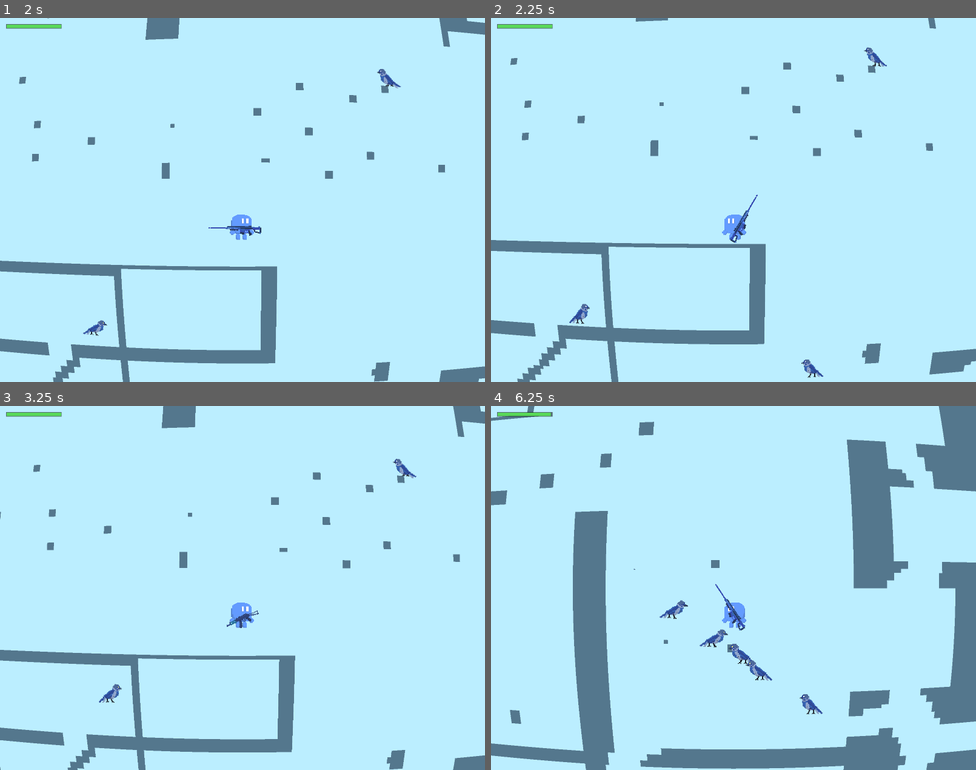
Above: before the commit, frames 1-4 (two rows, left to right).
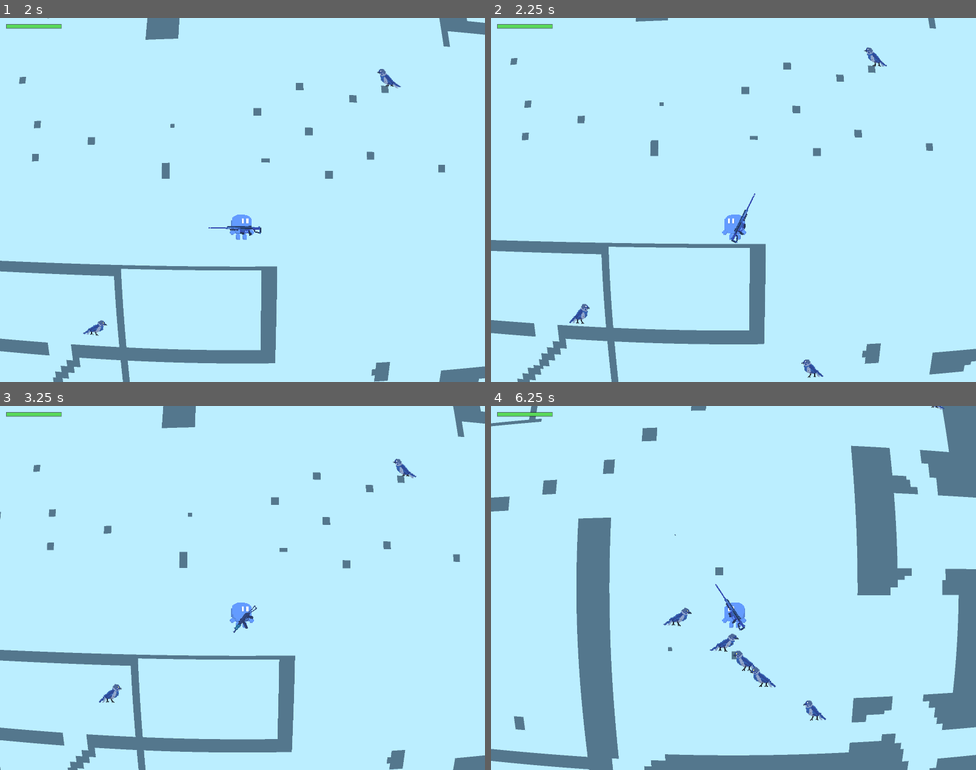
Above: after the commit, the same moments.

Repository: aleksey-45/the-cyancular-ruins
Game: Godot game, scene res://Scenes/Level0.tscn
Two runs of this game, one before a commit and one after it. Both use one fixed random seed, a clock stepped at 60 frames per second and the inputs below.
Inputs (mouse positions are in pixels of both pictures, inside the frame that each line leads up to):
- Up to frame 1 (2 s): move the mouse to (349, 181) at 0.52 s; hold D (right) from 0.53 s (still down); tap 1 (1) at 0.6 s; tap W (up) at 0.77, 1.52 s; tap 2 (2) at 0.8, 1.35 s; move the mouse to (145, 218) at 1.27 s; tap 3 (3) at 1.55 s
- Up to frame 2 (2.25 s): move the mouse to (782, 119) at 2.02 s; release D (right) at 2.03 s; hold A (left) from 2.03 s (still down); tap 3 (3) at 2.1 s
- Up to frame 3 (3.25 s): tap 1 (1) at 2.3, 2.85 s; move the mouse to (218, 660) at 2.77 s; release A (left) at 2.78 s; hold D (right) from 2.78 s (still down); tap W (up) at 3.02 s; tap 2 (2) at 3.05 s
- Up to frame 4 (6.25 s): move the mouse to (879, 642) at 3.52 s; tap 2 (2) at 3.6, 5.3 s; tap W (up) at 3.77, 4.52, 6.02 s; tap 3 (3) at 3.8, 4.35, 6.05 s; move the mouse to (588, 533) at 4.27 s; release D (right) at 4.28 s; hold A (left) 4.28-5.03 s; tap 1 (1) at 4.55 s; move the mouse to (757, 588) at 5.02 s; hold D (right) 5.03-5.78 s; hold R (R) 5.03-5.78 s; move the mouse to (660, 497) at 5.77 s; hold A (left) from 5.78 s (still down); click (660, 497) at 5.85 s

Frame 1 is identical in both runs. In frame 2, 0.1% of the frame differs, in the area x 49-55%, y 48-62%; in frame 3, 0.1%; in frame 4, 7.9%, in the area x 0-100%, y 0-100%.

Commit message:
feat: tune params (JumpBird hp=40/contact 3; rifle/m82a1/pistol tuning)

Diff:
--- a/Scenes/Enemies/EnemyJumpBird.tscn
+++ b/Scenes/Enemies/EnemyJumpBird.tscn
@@ -158,6 +158,8 @@
 collision_layer = 2
 collision_mask = 3
 script = ExtResource("1_ej")
+hp = 40
+contact_damage = 3
 
 [node name="AnimatedSprite2D" type="AnimatedSprite2D" parent="."]
 texture_filter = 1
--- a/Scenes/Weapons/m82a1.tscn
+++ b/Scenes/Weapons/m82a1.tscn
@@ -23,7 +23,7 @@
 jump_penalty = 0.55
 penalty_mode = 2
 laser_length = 800.0
-pitch_clamp_deg = 60.0
+pitch_clamp_deg = 75.0
 
 [node name="Sprite2D" type="Sprite2D" parent="."]
 position = Vector2(18, 6)
--- a/Scenes/Weapons/pistol_test.tscn
+++ b/Scenes/Weapons/pistol_test.tscn
@@ -6,8 +6,6 @@
 [node name="PistolTest" type="Node2D"]
 script = ExtResource("1_wb")
 weapon_name = "Pistol"
-fire_cooldown = 0.12
-pitch_clamp_deg = 45.0
 
 [node name="Sprite2D" type="Sprite2D" parent="."]
 position = Vector2(24, 5.6)
--- a/Scenes/Weapons/rifle_test.tscn
+++ b/Scenes/Weapons/rifle_test.tscn
@@ -9,19 +9,19 @@
 tier = 1
 weapon_name = "Rifle"
 full_auto = true
-fire_cooldown = 0.25
+fire_cooldown = 0.1
 bullet_speed = 1200.0
 bullet_range = 1200.0
 damage = 2
-impact = 150.0
-recoil_push = 30.0
+impact = 200.0
+recoil_push = 100.0
 recoil_kick = 6.0
 cam_shake = 3.0
 cam_shake_time = 0.12
-move_penalty = 0.75
-jump_penalty = 0.75
+move_penalty = 0.7
+jump_penalty = 0.8
 penalty_mode = 1
-pitch_clamp_deg = 30.0
+pitch_clamp_deg = 55.0
 
 [node name="Sprite2D" type="Sprite2D" parent="."]
 position = Vector2(7, 7)
